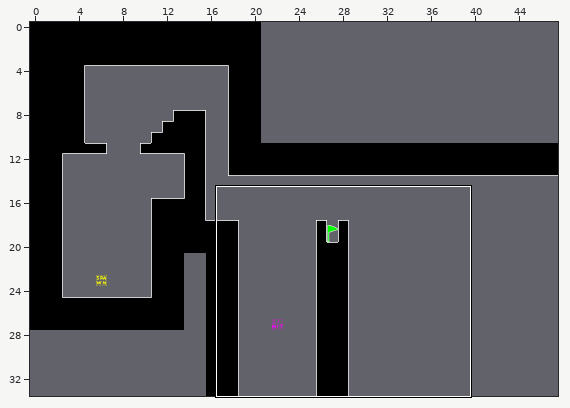
Two versions of a level (Tiled map (JSON), assets/levels/Level3.json). Above: a wide view before the commit, with the close-up outlined.
Close-up. First the earlier version:
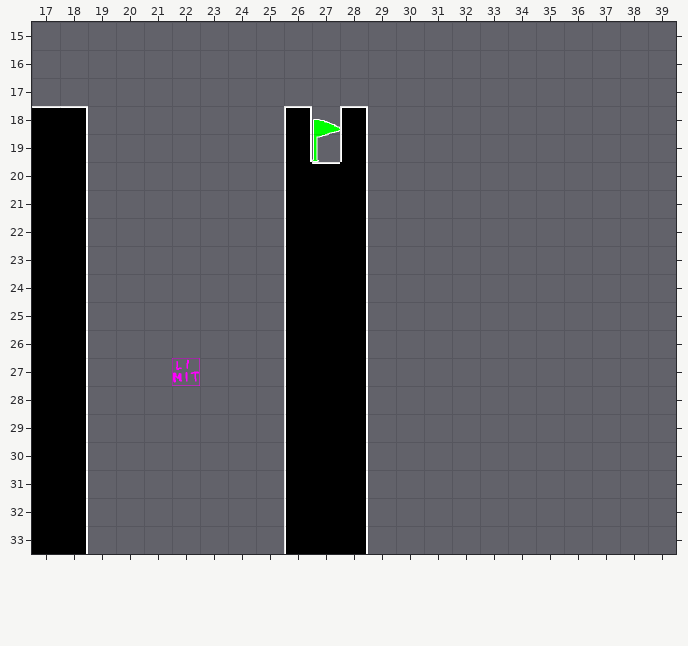
Cells are 50x50 px. Shown: x 17..39, y 15..33. The commit also changed other parts of the map, which this record leaves out.
The result:
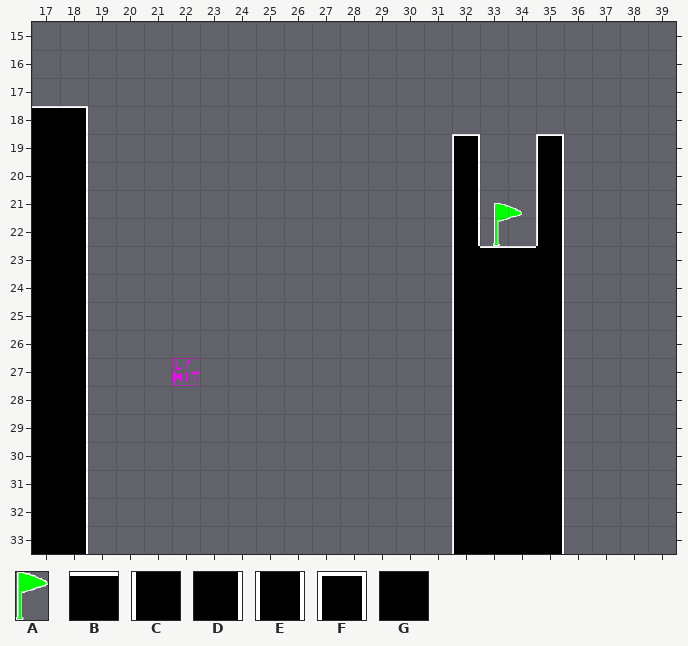
Key: from "props": A 0 "flag"; from "terrain_tileset": B 1, C 1 turned 270, D 1 turned 90, E 2 turned 270, F 3 turned 270, G 6.
_ is an empty cell, . an unchanged one.
Objects are placed by their top-left corner, in cells (3,4 is the top-left corner of cell 3,4); size is 1x1 cell unless given.
Edits made:
--- layer "ground"
@@ x 26..35 @@
-18 F.F.......
-19 E.E..._.._
-20 CBD..._.._
-21 CGD..._.._
-22 CGD..._.._
-23 CGD...____
-24 CGD...____
-25 CGD...____
-26 CGD...____
-27 CGD...____
-28 CGD...____
-29 CGD...____
-30 CGD...____
-31 CGD...____
-32 CGD...____
-33 CGD...____
+18 _._.......
+19 _._...F..F
+20 ___...E..E
+21 ___...E..E
+22 ___...E..E
+23 ___...CBBD
+24 ___...CGGD
+25 ___...CGGD
+26 ___...CGGD
+27 ___...CGGD
+28 ___...CGGD
+29 ___...CGGD
+30 ___...CGGD
+31 ___...CGGD
+32 ___...CGGD
+33 ___...CGGD
--- layer "data"
-A "flag" at 27,18.5 size 1x1.5
+A "flag" at 33.5,21.5 size 1x1.5
Where, in picture pixels (left, top, right, bottom), the same in both close-ups:
changed: (284, 106, 368, 554)
changed: (452, 134, 564, 554)
